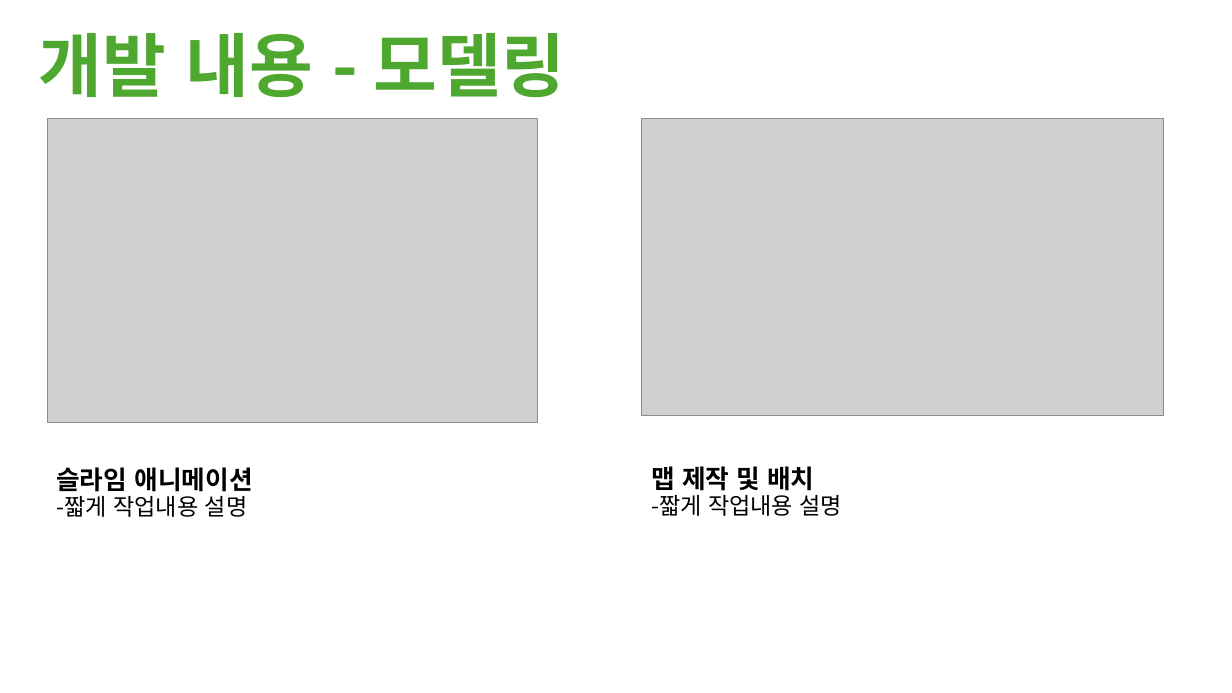
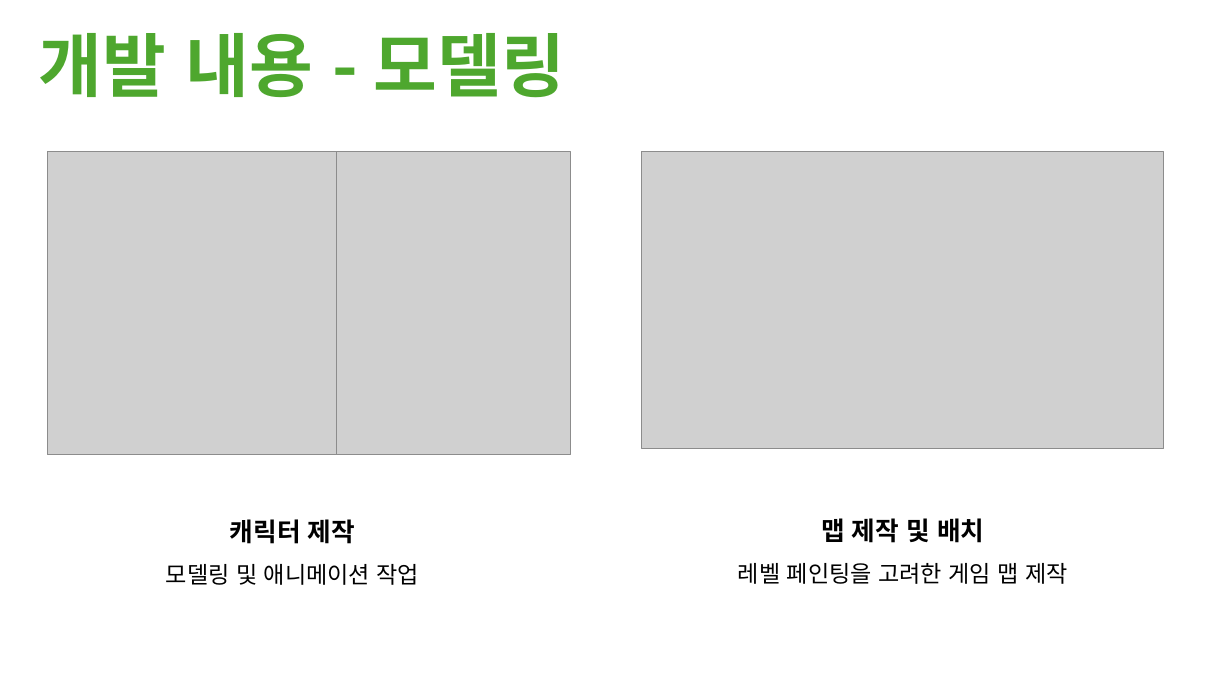
Before and after one commit to M055B411/23TH_TUK_Senior_Project, a slide deck: slide 13 of 제안서/EatUpAll_고윤범_노창현_양재성.pptx (slide 12 before the commit). Drawn at 1232x693 pixels with LibreOffice and Linux fonts; fonts in the diff are those of the drawing; grey boxes stand for pictures. Boxes give left, top, right and bottom in pixels: in the first picture for what was removed or moved away, otherwise in the second. Text is boxed around its words. In the diff, an @@ line names an element or a change of style, - is before the commit and + after.

```diff
--- a/제안서/EatUpAll_고윤범_노창현_양재성.pptx
+++ b/제안서/EatUpAll_고윤범_노창현_양재성.pptx
@@ picture: place and size @@
-picture at [47, 118, 538, 422]
+picture at [47, 152, 336, 455]
@@ picture added at [336, 152, 570, 455] @@
@@ picture: place and size @@
-picture at [642, 118, 1165, 416]
+picture at [642, 152, 1165, 449]
@@ text at [166, 519, 420, 585]: text changed @@
-슬라임 애니메이션
--짧게 작업내용 설명
+캐릭터 제작
+모델링 및 애니메이션 작업
@@ text at [738, 518, 1068, 584]: text changed @@
-맵 제작 및 배치
--짧게 작업내용 설명
+맵 제작 및 배치
+레벨 페인팅을 고려한 게임 맵 제작
```
Also in this commit, not shown: 8 other slides changed, 2 slides added, 2 slides removed, 3 other files.
